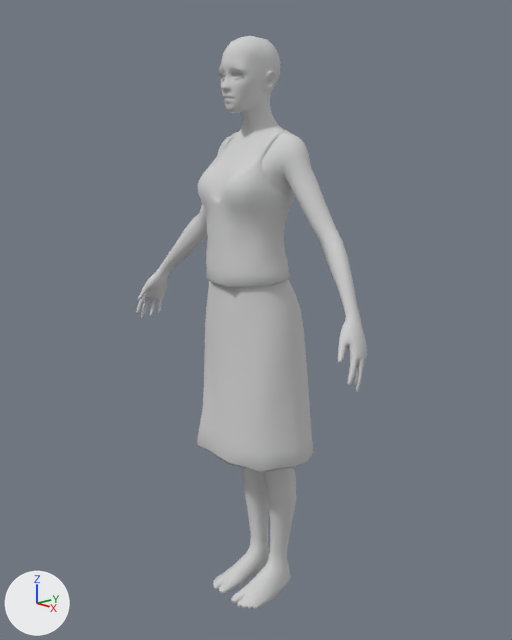
The Blender file PSMG_SS_2015_VGHS/Blenderfiles/#eva/FRAU_inkl_Mantel.blend: old version first, new version second.
Rendered twice from a 50 mm lens placed at (4.94, -4.32, 4.61), pointed at (-0.05, 0.07, 2.87). Every picture has the same lights, and +X, +Y and +Z are marked at lower left.

In view in the first picture: 'Body'.
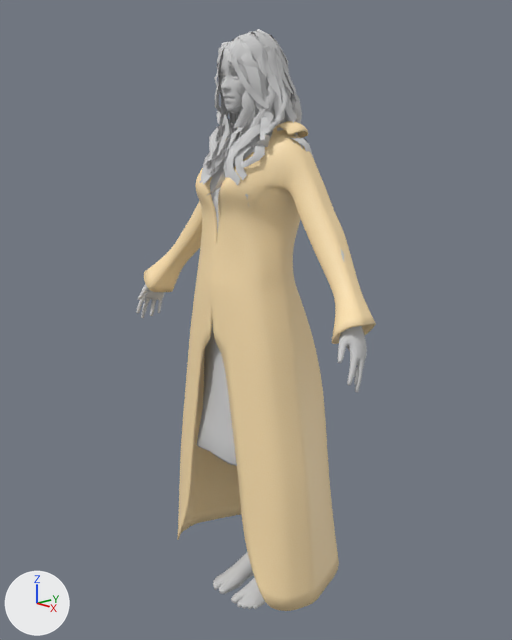
Edits to the bpy script that builds the scene:
```text
Add img_mantel_jpg:
    img_mantel_jpg = load_image('mantel.jpg', 'textures/mantel.jpg', 480, 480, 'sRGB')
Add mat_mantel_jpg:
    mat_mantel_jpg = principled_material('mantel.jpg')
    mat_mantel_jpg.texture = img_mantel_jpg
Change me_cube_003:
    where me_cube_003.from_pydata(...)  # 313 vertices, 279 faces; spans x -0.01..2.96, y -1.05..1.47, z -7.26..1.27
    add me_cube_003.materials.append(mat_mantel_jpg)  # picture img_mantel_jpg
Change ob_mantel:
    remove ob_mantel.hide_viewport = True
Change ob_haare:
    remove ob_haare.hide_viewport = True
```

Where the change shows, as pixel boxes (x1, y1, x2, y2) in the pictures (512 x 640 px):
'Mantel', shown (beige): after (144, 121, 376, 611)
'Haare', shown: after (200, 29, 314, 197)
'Body', unchanged, covered by the edit: before (136, 36, 367, 609); after (136, 39, 367, 609)
